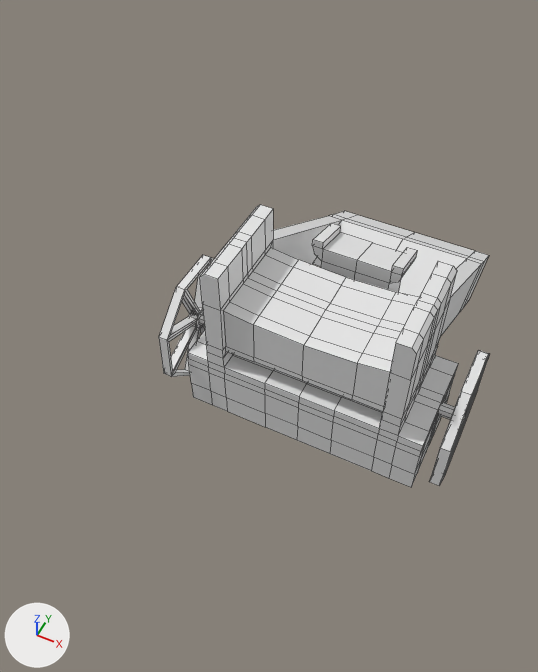
An edit to the Blender file 3d/cannon.blend, drawn before and after from the same camera.
Before and after are seen from a 50 mm camera at (1.16, -3.14, 4.39) aimed at (-0.29, -0.24, 0.75). The axes (+X, +Y, +Z) are drawn at lower left. The lights are the same throughout. Mesh edges are drawn as thin lines.
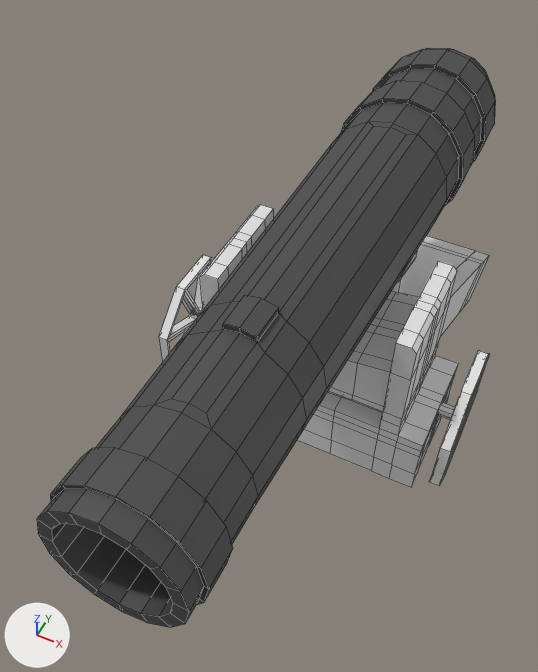
Pixel boxes [x1, y1, x2, y2] of what changed, in the pictures (538 x 672 px):
```json
{"object": "Cylinder", "change": "added", "after": [37, 48, 496, 628]}
```

Scene script edits in JSON lines:
```json
{"op": "add", "block": "mat_material_001", "code": ["mat_material_001 = principled_material('Material.001')", "mat_material_001.base_color = (0.0659, 0.0659, 0.0659)  # dark grey #494949"]}
{"op": "add", "block": "me_cylinder", "code": ["me_cylinder = bpy.data.meshes.new('Cylinder')", "me_cylinder.from_pydata(...)  # 442 vertices, 440 faces; spans x -0.47..0.47, y -0.47..0.49, z -3.29..1.43", "me_cylinder.materials.append(mat_material_001)  # dark grey #494949"]}
{"op": "add", "block": "ob_cylinder", "code": ["ob_cylinder = bpy.data.objects.new('Cylinder', me_cylinder)", "ob_cylinder.location = (0.0, 1.018, 1.306)", "ob_cylinder.rotation_euler = (-1.603, 0.0, 0.0)  # degrees (-92, 0, 0)"]}
```
